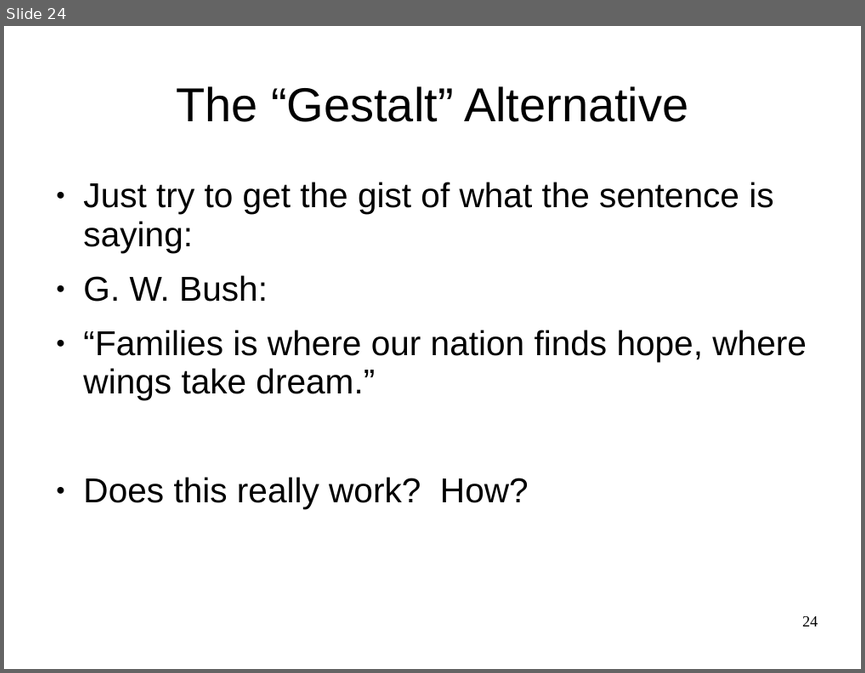
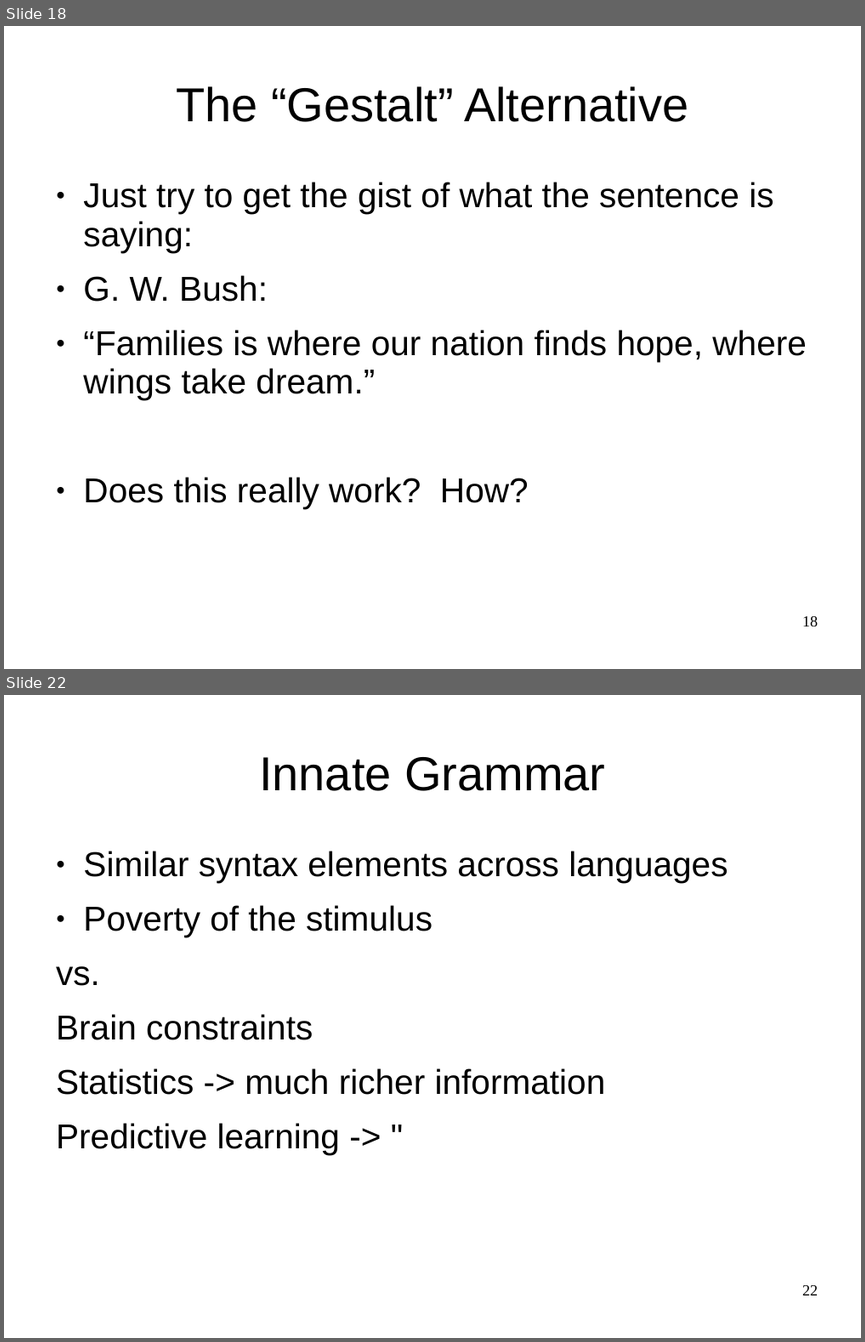
Before and after one commit to ccnlab/teaching, a slide deck: genpsych/randy_slides/oreilly_genpsych_language.pptx. Shown one above the other, each under a label of ours: slide 24 before the commit, slides 18 and 22 after it; the slides between them are not shown. The pictures are 865x673 and 865x1342 pixels, drawn with LibreOffice and Linux fonts; fonts in the diff are those of the drawing; background and template pictures are left out. Boxes give left, top, right and bottom in pixels: in the first picture for what was removed or moved away, otherwise in the second. Text is boxed around its words. In the diff, an @@ line names an element or a change of style, - is before the commit and + after.

```diff
--- a/genpsych/randy_slides/oreilly_genpsych_language.pptx
+++ b/genpsych/randy_slides/oreilly_genpsych_language.pptx
@@ slide 22 added at <box>4,695,861,1338</box>, background picture (left out) @@
@@ title added at <box>259,757,605,791</box>, 40 pt, text #000000 @@
+Innate Grammar
@@ text added at <box>56,851,727,1154</box>, 29 pt, text #000000 @@
+● Similar syntax elements across languages
+● Poverty of the stimulus
+vs.
+Brain constraints
+Statistics -> much richer information
+Predictive learning -> "
@@ page number added at <box>802,1285,817,1295</box>, 13 pt, text #000000 @@
+22
@@ what was slide 24 is now slide 18 @@
@@ page number at <box>802,616,817,626</box>: text changed @@
-24
+18
```
Also in this commit, not shown: 3 slides changed, 7 other slides added, 18 slides removed.
